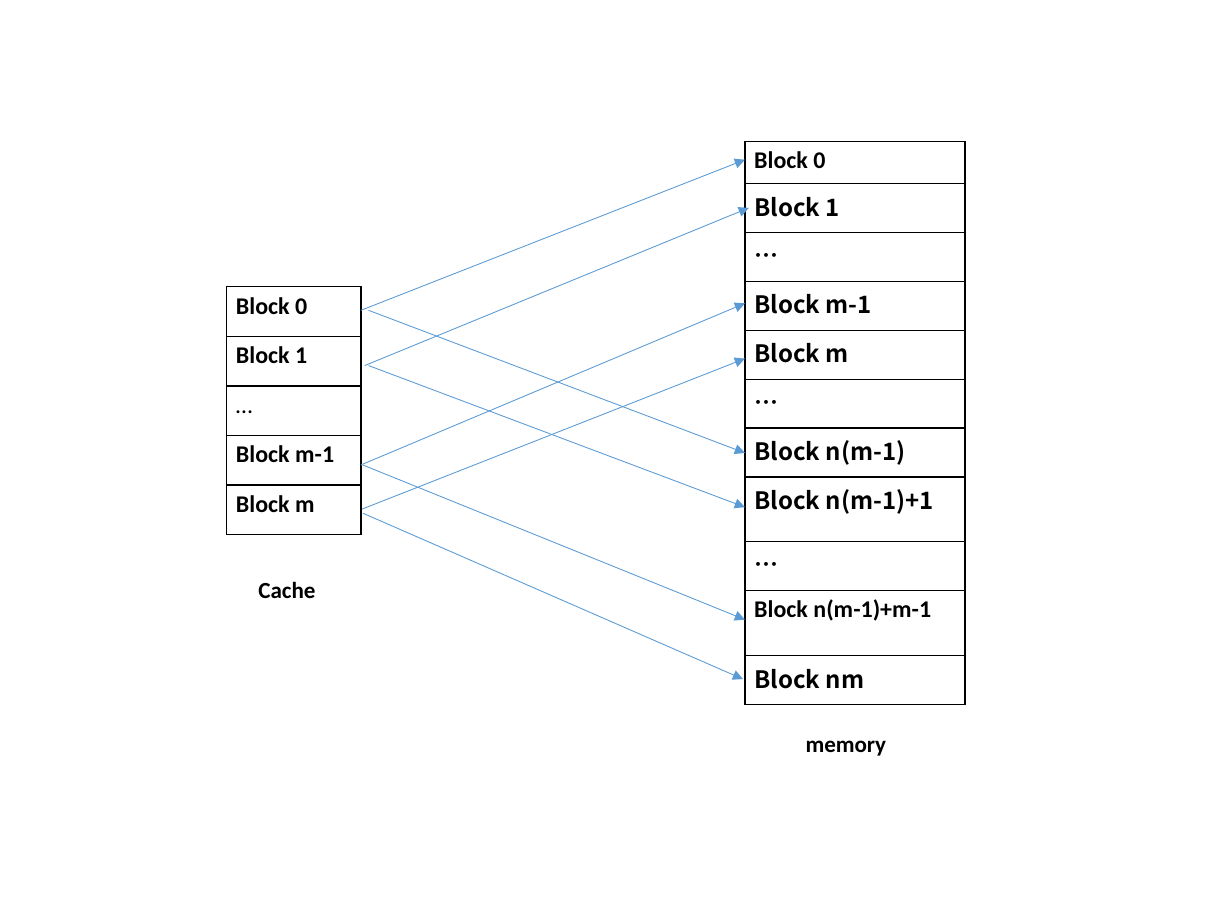
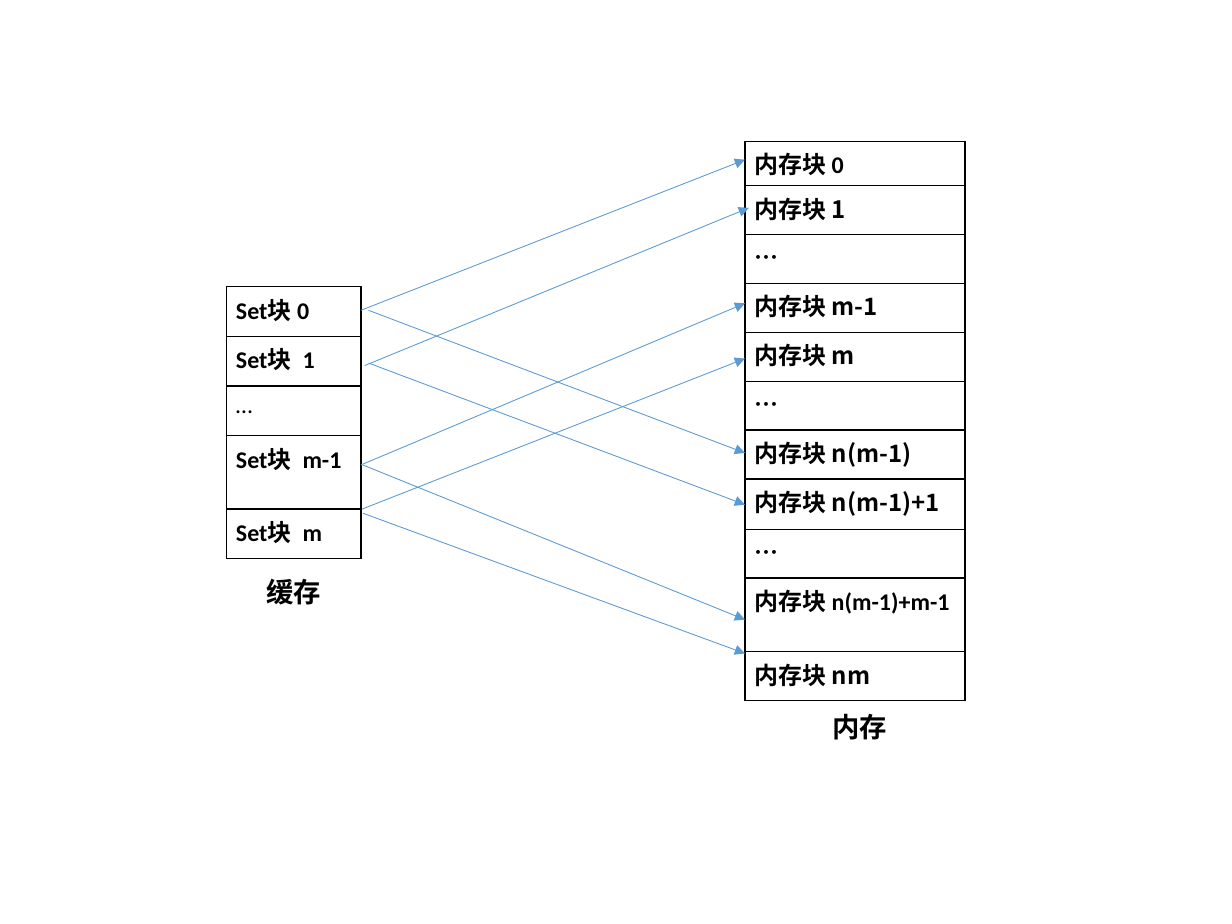
Before and after one commit to leborn0101/graduation, a slide deck: slide 3 of 论文图片.pptx. Drawn at 1232x924 pixels with LibreOffice and Linux fonts; fonts in the diff are those of the drawing. Boxes give left, top, right and bottom in pixels: in the first picture for what was removed or moved away, otherwise in the second. Text is boxed around its words. In the diff, an @@ line names an element or a change of style, - is before the commit and + after.

```diff
--- a/论文图片.pptx
+++ b/论文图片.pptx
@@ table at [745, 142, 966, 691] @@
-row 1, column 1: Block 0
+row 1, column 1: 内存块 0
-row 2, column 1: Block 1
+row 2, column 1: 内存块 1
-row 4, column 1: Block m-1
+row 4, column 1: 内存块 m-1
-row 5, column 1: Block m
+row 5, column 1: 内存块 m
-row 7, column 1: Block n(m-1)
+row 7, column 1: 内存块 n(m-1)
-row 8, column 1: Block n(m-1)+1
+row 8, column 1: 内存块 n(m-1)+1
-row 10, column 1: Block n(m-1)+m-1
+row 10, column 1: 内存块 n(m-1)+m-1
-row 11, column 1: Block nm
+row 11, column 1: 内存块 nm
@@ table at [227, 287, 361, 547] @@
-row 1, column 1: Block 0
+row 1, column 1: Set块 0
-row 2, column 1: Block 1
+row 2, column 1: Set块 1
-row 4, column 1: Block m-1
+row 4, column 1: Set块 m-1
-row 5, column 1: Block m
+row 5, column 1: Set块 m
@@ arrow moved from (362, 514) - (743, 679) to (362, 514) - (745, 653) @@
@@ text at [266, 579, 321, 605]: text changed; size 13.5 to 16 pt @@
-Cache
+缓存
@@ text at [833, 713, 888, 740]: text changed; size 13.5 to 16 pt @@
-memory
+内存
```
Also in this commit, not shown: 2 other slides changed, 1 slide added, 3 other files.
